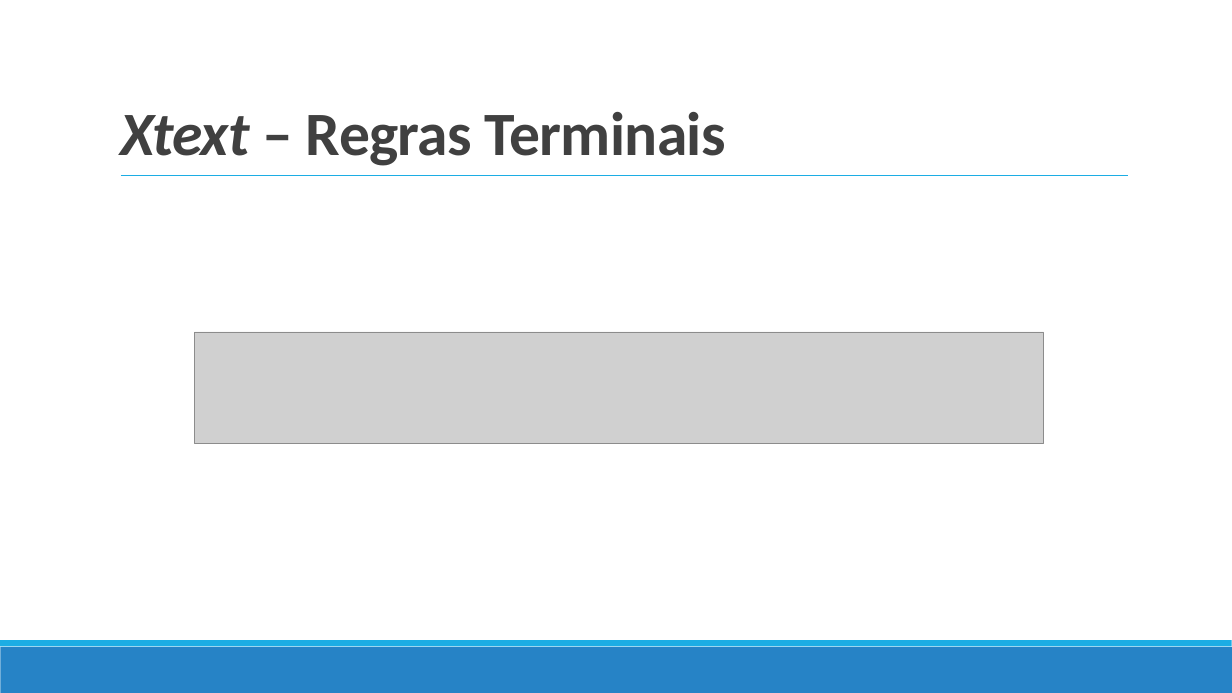
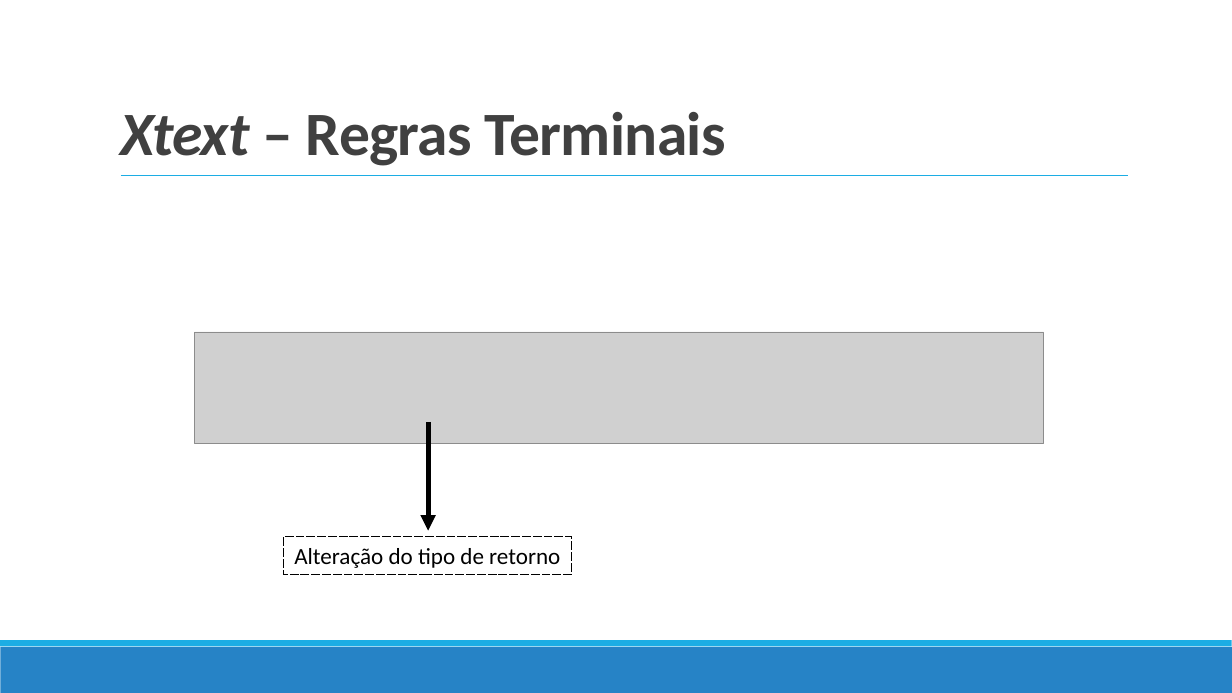
Before and after one commit to TiagoJVO/PDS16inEclipse, a slide deck: slide 9 of Apresentação final/PDS16inEclipse.pptx. Drawn at 1232x693 pixels with LibreOffice and Linux fonts; fonts in the diff are those of the drawing; grey boxes stand for pictures. Boxes give left, top, right and bottom in pixels: in the first picture for what was removed or moved away, otherwise in the second. Text is boxed around its words. In the diff, an @@ line names an element or a change of style, - is before the commit and + after.

```diff
--- a/Apresentação final/PDS16inEclipse.pptx
+++ b/Apresentação final/PDS16inEclipse.pptx
@@ arrow added from (428, 422) to (428, 531), #000000 4 pt @@
@@ rectangle added at (284, 537, 572, 574), outline #000000 0.75 pt dashed, 18 pt, text #000000 @@
+Alteração do tipo de retorno
```
Also in this commit, not shown: 5 other slides changed, 1 slide added, 1 slide removed, 54 other files.
